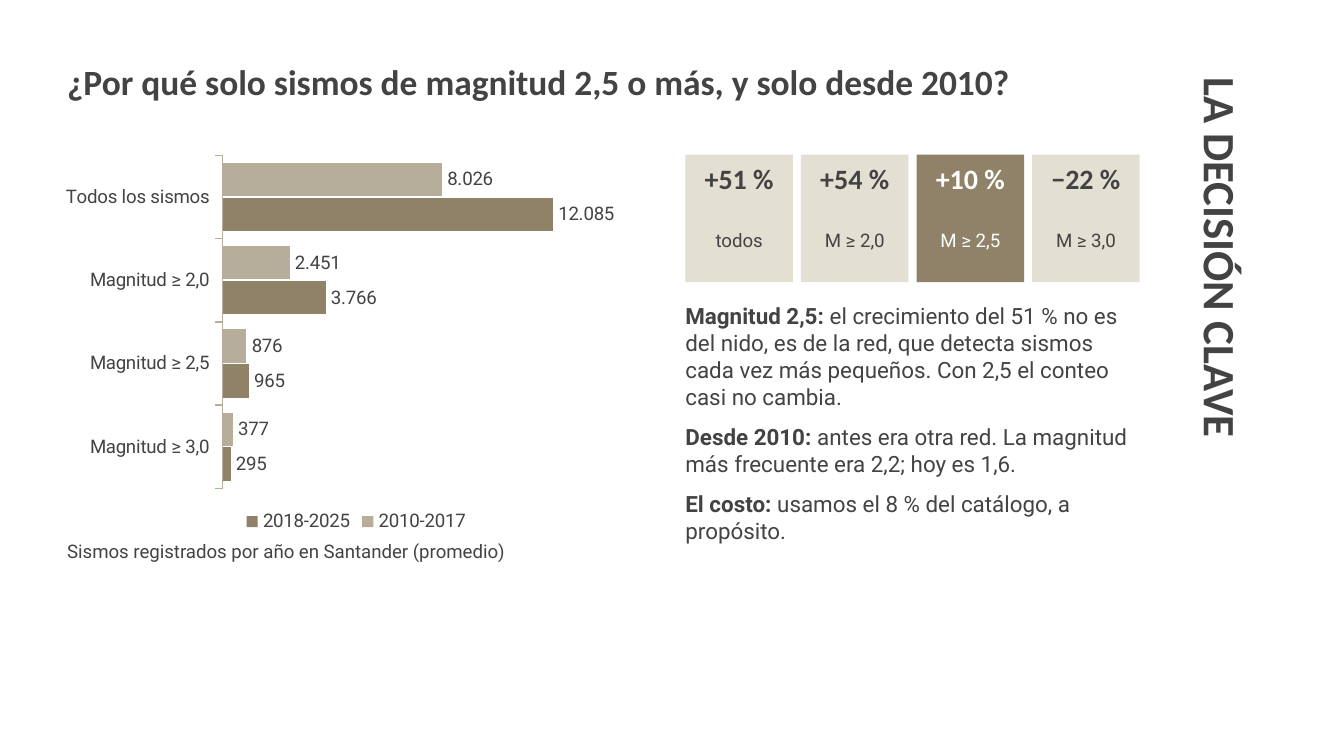
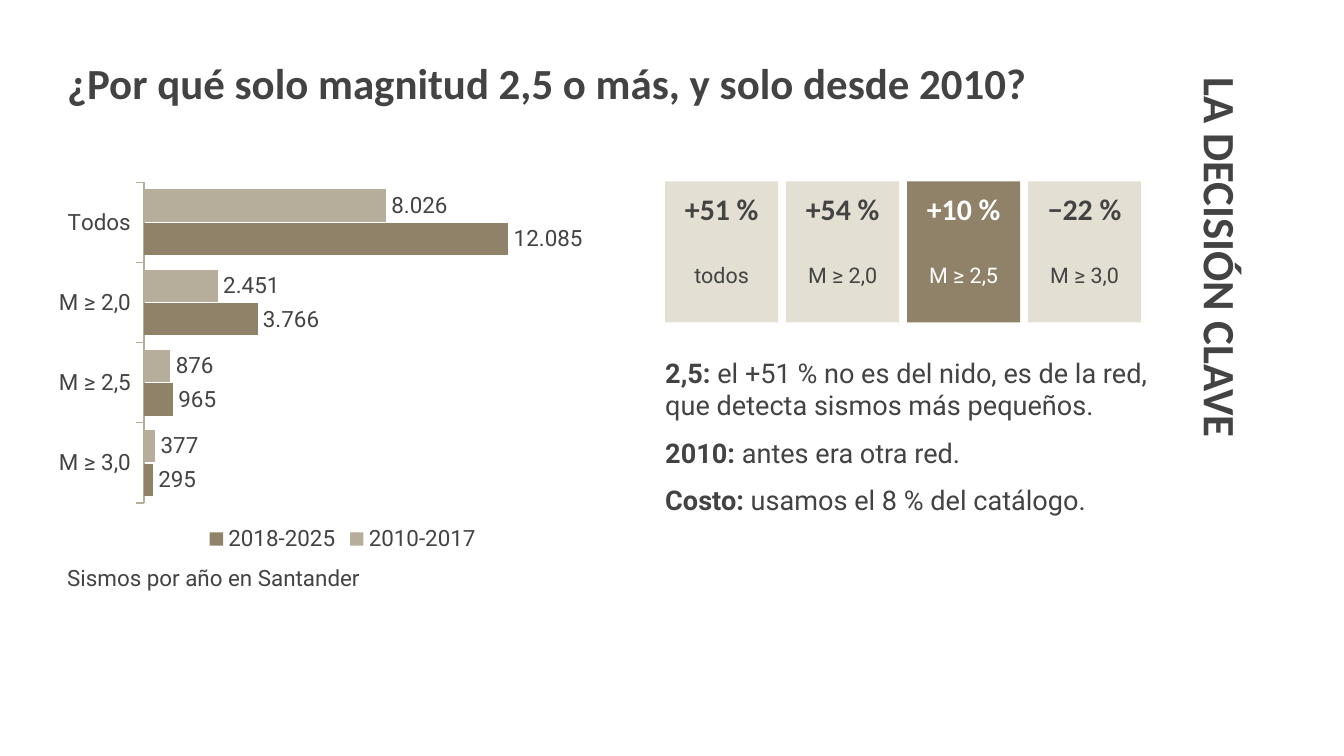
Before and after one commit to Project-UNAB/Centinelas-de-Santander, a slide deck: slide 5 of docs/Centinelas_de_Santander_Sustentacion.pptx. Drawn at 1344x756 pixels with LibreOffice and Linux fonts; fonts in the diff are those of the drawing. Boxes give left, top, right and bottom in pixels: in the first picture for what was removed or moved away, otherwise in the second. Text is boxed around its words. In the diff, an @@ line names an element or a change of style, - is before the commit and + after.

```diff
--- a/docs/Centinelas_de_Santander_Sustentacion.pptx
+++ b/docs/Centinelas_de_Santander_Sustentacion.pptx
@@ text at bbox=[67, 69, 1026, 107]: text changed; size 19 to 23 pt @@
-¿Por qué solo sismos de magnitud 2,5 o más, y solo desde 2010?
+¿Por qué solo magnitud 2,5 o más, y solo desde 2010?
@@ bar chart at bbox=[47, 175, 638, 558] @@
-categories: Todos los sismos, Magnitud ≥ 2,0, Magnitud ≥ 2,5, Magnitud ≥ 3,0
+categories: Todos, M ≥ 2,0, M ≥ 2,5, M ≥ 3,0
@@ value axis changed @@
@@ lettering changed @@
@@ bar chart: place and size @@
-bar chart at bbox=[54, 148, 659, 538]
+bar chart at bbox=[47, 175, 638, 558]
@@ size 15 to 16 pt in 4 elements at bbox=[1048, 200, 1093, 220], bbox=[927, 200, 972, 220], bbox=[806, 200, 851, 220], bbox=[685, 200, 730, 220] @@
@@ text "+51 %": place and size @@
-text "+51 %" at bbox=[705, 171, 747, 189]
+text "+51 %" at bbox=[685, 200, 730, 220]
@@ rectangle: place and size @@
-rectangle at bbox=[685, 155, 793, 282]
+rectangle at bbox=[665, 181, 778, 323]
@@ text "+54 %": place and size @@
-text "+54 %" at bbox=[820, 171, 862, 189]
+text "+54 %" at bbox=[806, 200, 851, 220]
@@ rectangle: place and size @@
-rectangle at bbox=[801, 155, 909, 282]
+rectangle at bbox=[786, 181, 899, 323]
@@ text "+10 %": place and size @@
-text "+10 %" at bbox=[936, 170, 978, 189]
+text "+10 %" at bbox=[927, 200, 972, 220]
@@ rectangle: place and size @@
-rectangle at bbox=[917, 155, 1024, 282]
+rectangle at bbox=[907, 181, 1020, 323]
@@ text "−22 %": place and size @@
-text "−22 %" at bbox=[1051, 170, 1093, 189]
+text "−22 %" at bbox=[1048, 200, 1093, 220]
@@ rectangle: place and size @@
-rectangle at bbox=[1032, 155, 1140, 282]
+rectangle at bbox=[1028, 181, 1141, 323]
@@ size 10 to 11.5 pt in 4 elements at bbox=[1050, 267, 1119, 286], bbox=[929, 267, 998, 286], bbox=[808, 267, 877, 286], bbox=[694, 267, 749, 283] @@
@@ text "todos": place and size @@
-text "todos" at bbox=[716, 233, 763, 247]
+text "todos" at bbox=[694, 267, 749, 283]
@@ text "M ≥ 2,0": place and size @@
-text "M ≥ 2,0" at bbox=[825, 233, 885, 250]
+text "M ≥ 2,0" at bbox=[808, 267, 877, 286]
@@ text "M ≥ 2,5": place and size @@
-text "M ≥ 2,5" at bbox=[940, 233, 1001, 250]
+text "M ≥ 2,5" at bbox=[929, 267, 998, 286]
@@ text "M ≥ 3,0": place and size @@
-text "M ≥ 3,0" at bbox=[1056, 233, 1116, 250]
+text "M ≥ 3,0" at bbox=[1050, 267, 1119, 286]
@@ text at bbox=[665, 362, 1147, 516]: text changed; size 12 to 14.5 pt @@
-Magnitud 2,5: el crecimiento del 51 % no es del nido, es de la red, que detecta sismos cada vez más pequeños. Con 2,5 el conteo casi no cambia.
-Desde 2010: antes era otra red. La magnitud más frecuente era 2,2; hoy es 1,6.
-El costo: usamos el 8 % del catálogo, a propósito.
+2,5: el +51 % no es del nido, es de la red, que detecta sismos más pequeños.
+2010: antes era otra red.
+Costo: usamos el 8 % del catálogo.
@@ text at bbox=[67, 569, 360, 591]: text changed; size 10 to 12 pt @@
-Sismos registrados por año en Santander (promedio)
+Sismos por año en Santander
```
Also in this commit, not shown: 13 other slides changed, 2 slides added, 1 slide removed, 2 other files.
